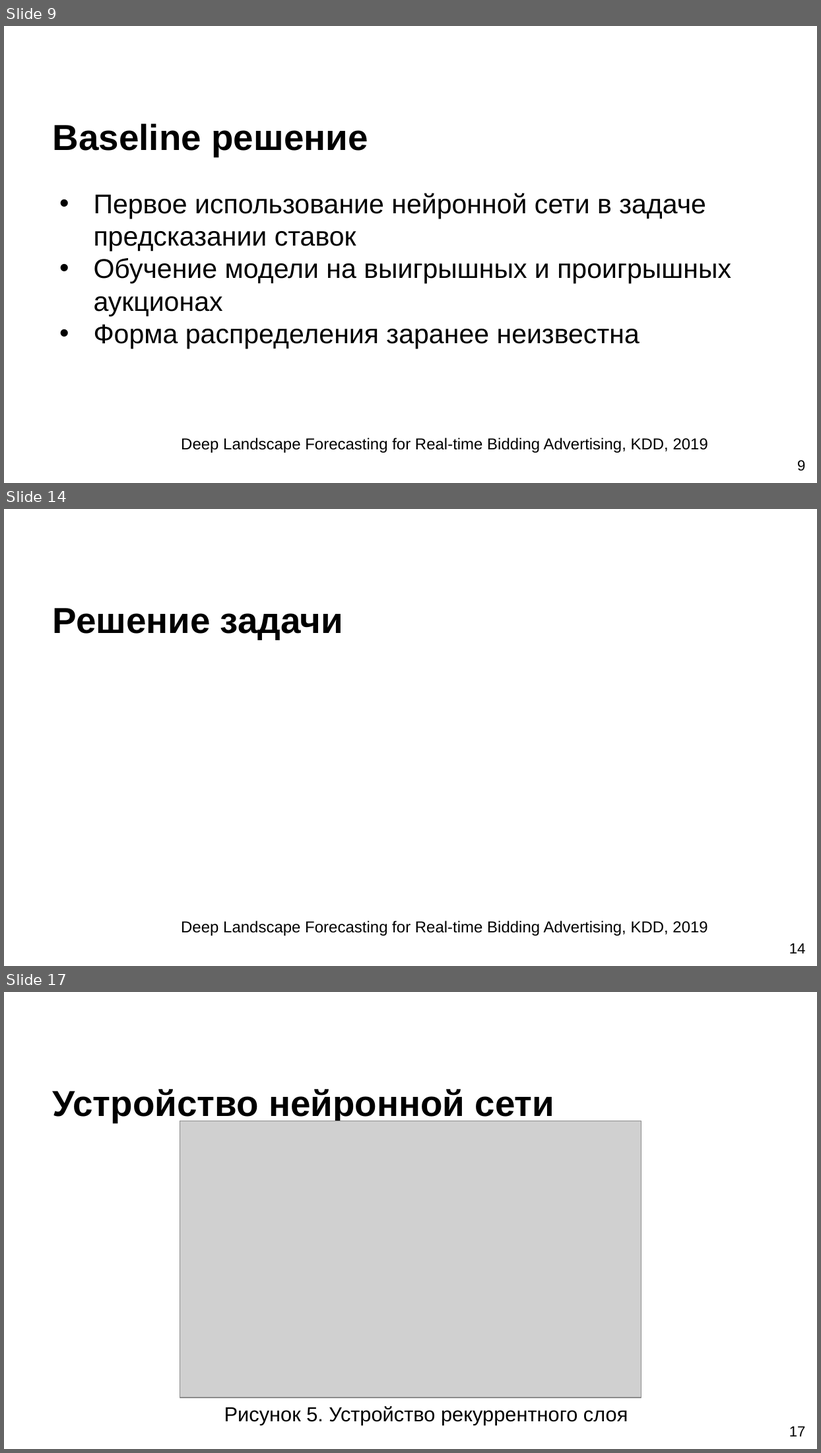
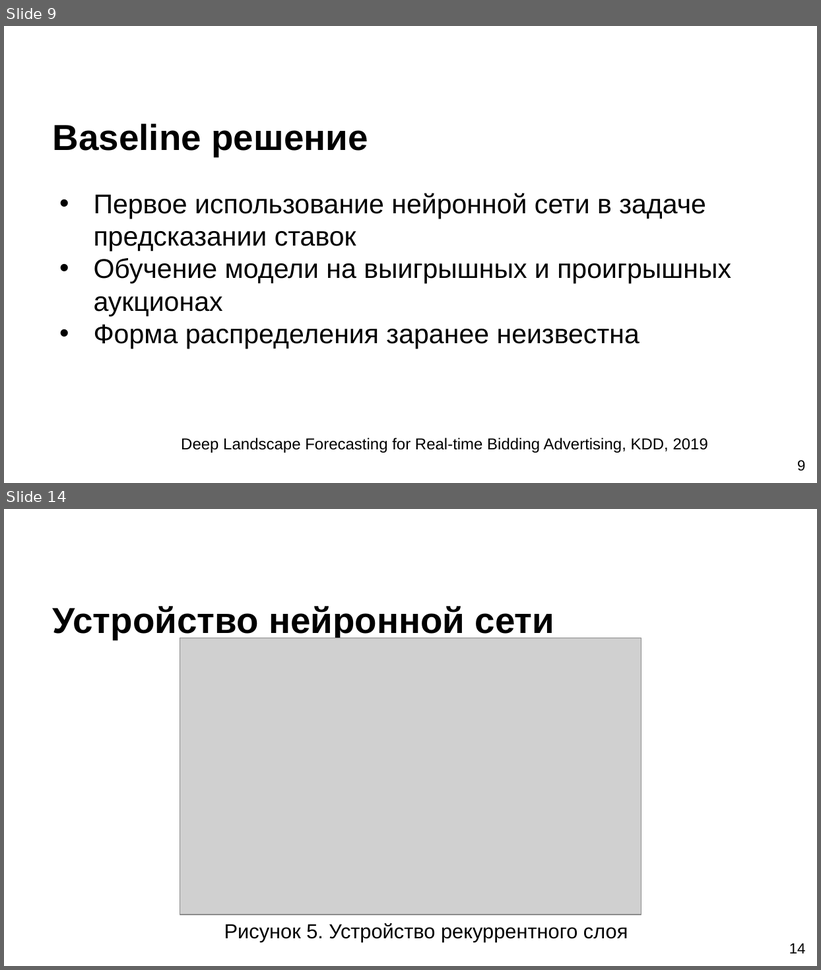
Before and after one commit to SerTelnov/landscape-forecasting, a slide deck: stuff/docs/2020-pps-forecasting.pptx. Shown one above the other, each under a label of ours: slides 9, 14 and 17 before the commit, slides 9 and 14 after it; the slides between them are not shown. The pictures are 821x1453 and 821x970 pixels, drawn with LibreOffice and Linux fonts; fonts in the diff are those of the drawing; grey boxes stand for pictures; background and template pictures are left out. Boxes give left, top, right and bottom in pixels: in the first picture for what was removed or moved away, otherwise in the second. Text is boxed around its words. In the diff, an @@ line names an element or a change of style, - is before the commit and + after.

```diff
--- a/stuff/docs/2020-pps-forecasting.pptx
+++ b/stuff/docs/2020-pps-forecasting.pptx
@@ slide 14 removed at [4, 509, 817, 966], background picture (left out) @@
@@ title removed at [53, 608, 343, 640] @@
-Решение задачи
@@ text removed at [181, 921, 708, 936] @@
-Deep Landscape Forecasting for Real-time Bidding Advertising, KDD, 2019
@@ page number removed at [789, 943, 806, 954] @@
-14
@@ what was slide 17 is now slide 14 @@
@@ page number at [789, 943, 806, 954]: text changed @@
-17
+14
```
Also in this commit, not shown: 10 slides changed, 1 slide added, 2 other slides removed, 6 other files.
